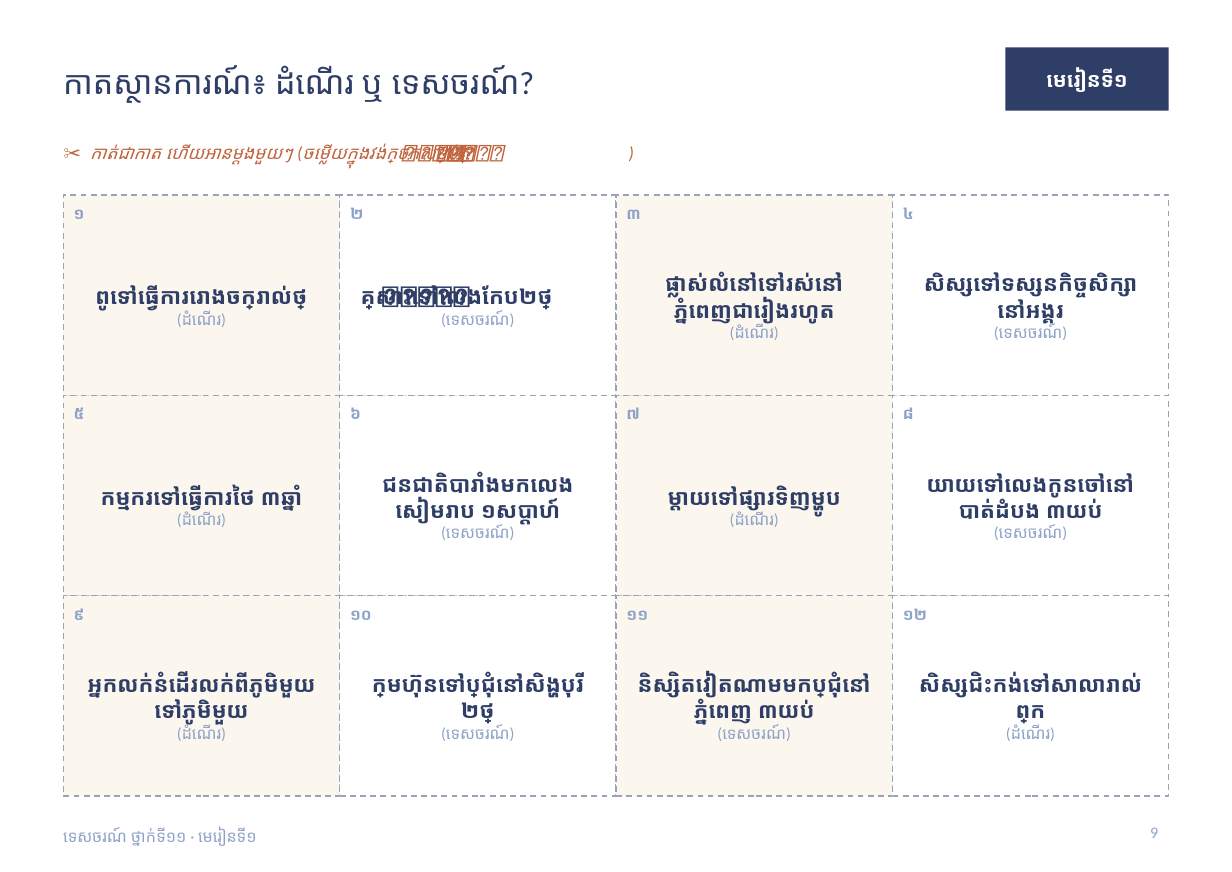
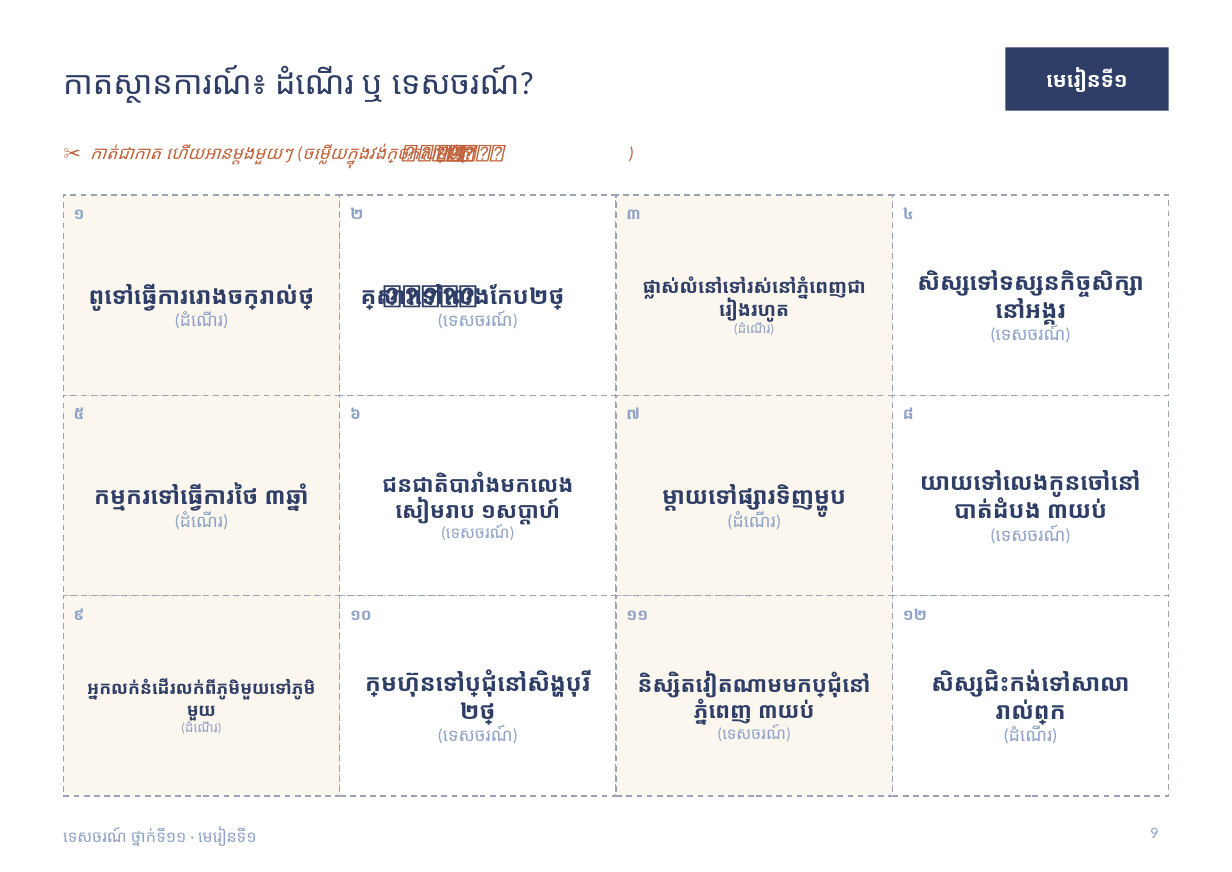
Before and after one commit to khgeo/tourism11, a slide deck: slide 9 of plan/slides/tourism11-lesson-01.pptx. Drawn at 1232x872 pixels with LibreOffice and Linux fonts; fonts in the diff are those of the drawing. Boxes give left, top, right and bottom in pixels: in the first picture for what was removed or moved away, otherwise in the second. Text is boxed around its words. In the diff, an @@ line names an element or a change of style, - is before the commit and + after.

```diff
--- a/plan/slides/tourism11-lesson-01.pptx
+++ b/plan/slides/tourism11-lesson-01.pptx
@@ text "គ្រួសារទៅលេងកែប ២ថ្ងៃ" at box(89, 143, 565, 312): size 15 to 16 pt in "គ្រួសារទៅលេងកែប ២ថ្ងៃ"; size 11 to 12 pt in "(ទេសចរណ៍)" @@
@@ text "ពូទៅធ្វើការរោងចក្ររាល់ថ្ងៃ" at box(89, 283, 315, 328): size 15 to 16 pt in "ពូទៅធ្វើការរោងចក្ររាល់ថ្ងៃ"; size 11 to 12 pt in "(ដំណើរ)" @@
@@ text "ផ្លាស់លំនៅទៅរស់នៅភ្នំពេញជារៀងរហូត" at box(643, 276, 866, 322): size 15 to 13 pt in "ផ្លាស់លំនៅទៅរស់នៅភ្នំពេញជារៀងរហូត"; size 11 to 9 pt in "(ដំណើរ)" @@
@@ text "សិស្សទៅទស្សនកិច្ចសិក្សានៅអង្គរ" at box(917, 270, 1143, 325): size 15 to 16 pt in "សិស្សទៅទស្សនកិច្ចសិក្សានៅអង្គរ"; size 11 to 12 pt in "(ទេសចរណ៍)" @@
@@ text "ម្តាយទៅផ្សារទិញម្ហូប" at box(662, 321, 846, 511): size 15 to 16 pt in "ម្តាយទៅផ្សារទិញម្ហូប"; size 11 to 12 pt in "(ដំណើរ)" @@
@@ text "កម្មករទៅធ្វើការថៃ ៣ឆ្នាំ" at box(94, 483, 310, 511): size 15 to 16 pt in "កម្មករទៅធ្វើការថៃ ៣ឆ្នាំ"; size 11 to 12 pt in "(ដំណើរ)" @@
@@ text "យាយទៅលេងកូនចៅនៅបាត់ដំបង ៣យប់" at box(920, 470, 1140, 543): size 15 to 16 pt in "យាយទៅលេងកូនចៅនៅបាត់ដំបង ៣យប់"; size 11 to 12 pt in "(ទេសចរណ៍)" @@
@@ text "អ្នកលក់នំដើរលក់ពីភូមិមួយទៅភូមិមួយ" at box(87, 678, 314, 721): size 15 to 12 pt in "អ្នកលក់នំដើរលក់ពីភូមិមួយទៅភូមិមួយ"; size 11 to 9 pt in "(ដំណើរ)" @@
@@ text "ក្រុមហ៊ុនទៅប្រជុំនៅសិង្ហបុរី ២ថ្ងៃ" at box(365, 669, 591, 743): size 15 to 16 pt in "ក្រុមហ៊ុនទៅប្រជុំនៅសិង្ហបុរី ២ថ្ងៃ"; size 11 to 12 pt in "(ទេសចរណ៍)" @@
@@ text "សិស្សជិះកង់ទៅសាលារាល់ព្រឹក" at box(931, 669, 1129, 743): size 15 to 16 pt in "សិស្សជិះកង់ទៅសាលារាល់ព្រឹក"; size 11 to 12 pt in "(ដំណើរ)" @@
```
Also in this commit, not shown: 11 other slides changed, 23 other files.
